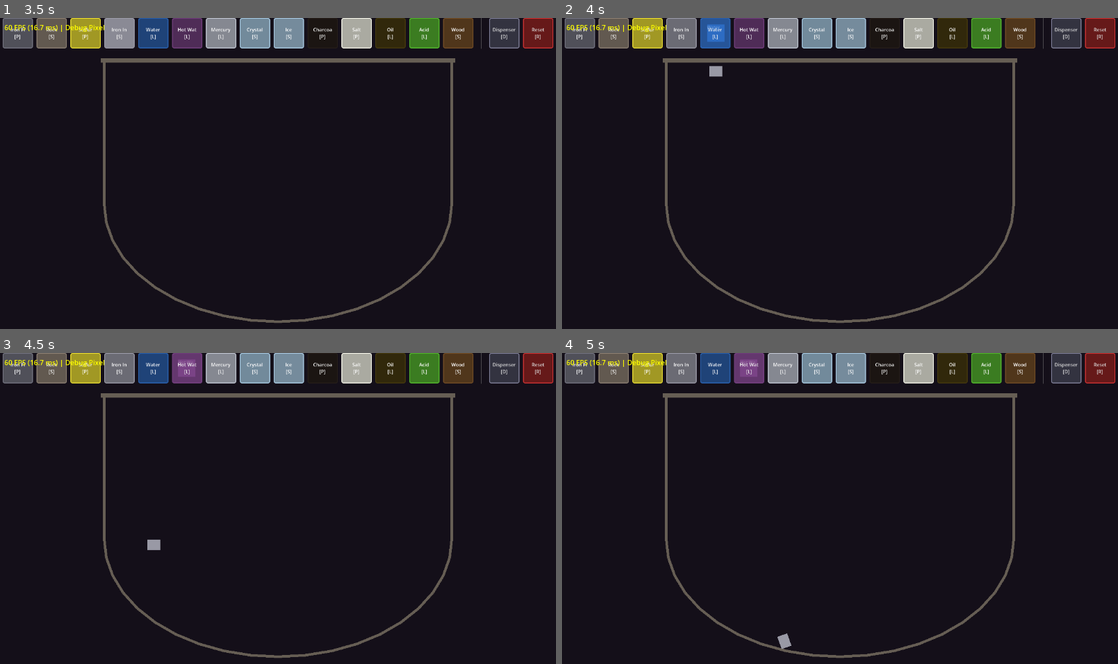
Above: before the commit, frames 1-4 (two rows, left to right).
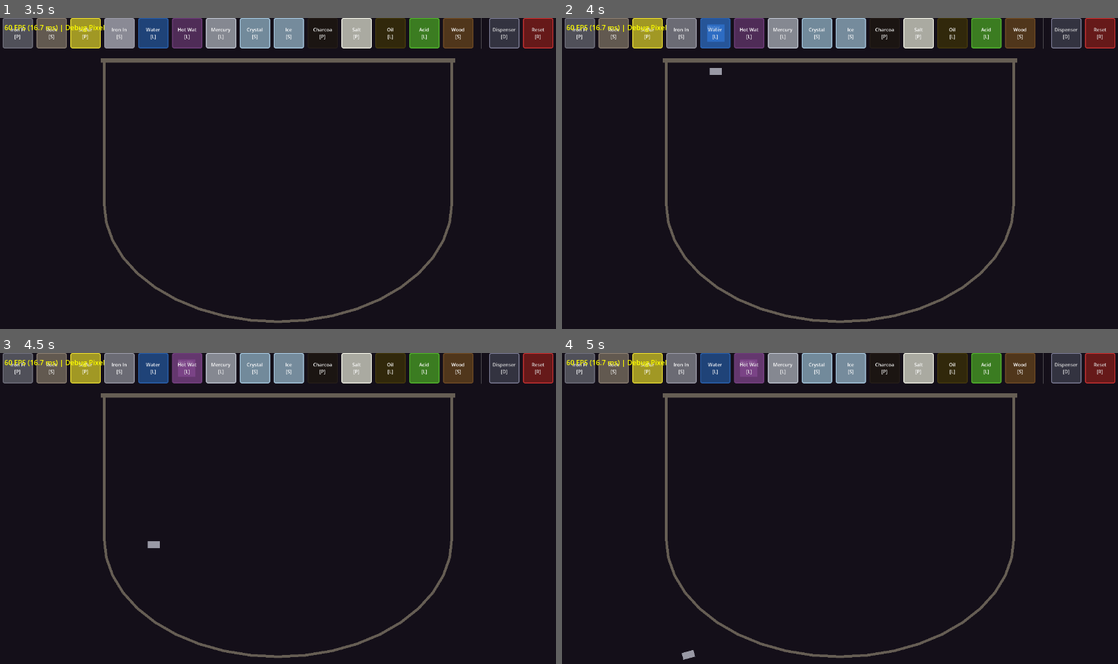
Above: after the commit, the same moments.

Repository: zholobov/alchemy-proto
Game: Godot game, scene res://src/main.tscn
The game is run twice, just before and just after one commit, with the same random seed, the same clock (stepped at 60 frames per second) and the same inputs.
Inputs:
- Up to frame 1 (3.5 s): click "Iron Fi [P]" at 0.5 s; click "Rock [S]" at 1.25 s; click "Sulfur [P]" at 2 s; click "Iron In [S]" at 2.75 s
- Up to frame 2 (4 s): click "Water [L]" at 3.5 s
- Up to frame 3 (4.5 s): click "Hot Wat [L]" at 4.25 s
- Up to frame 4 (5 s): no input

Frame 1 is identical in both runs. In frame 2, less than 0.1% of the frame differs, in the area x 26-29%, y 15-19%; in frame 3, less than 0.1%; in frame 4, 0.1%, in the area x 21-42%, y 90-99%.
Error in both runs: Cannot call method 'buffer_update' on a null value. (res://src/simulation/particle_fluid_solver.gd:411)

Commit message:
feat(buoyancy): add Archimedes force from displaced liquid on rigid bodies
Add apply_liquid_forces() to RigidBodyMgr that iterates each rigid body,
rasterizes its polygon onto the fluid grid, accumulates displaced liquid
mass weighted by cell density and fill fraction, and applies an upward
force at the center of buoyant mass. Clamped by MAX_BUOYANCY_FACTOR to
prevent numerical blow-up.

Wire the call into main.gd after sync_from_gpu() so buoyancy uses
current-frame fluid state. Add 28x16 polygon to iron_ingot.tres.

Co-Authored-By: Claude Opus 4.6 (1M context) <noreply@anthropic.com>

Diff:
--- a/data/substances/iron_ingot.tres
+++ b/data/substances/iron_ingot.tres
@@ -22,6 +22,7 @@
 volatility = 0.0
 conductivity_electric = 0.9
 magnetic_permeability = 0.95
+polygon = PackedVector2Array(-14, -8, 14, -8, 14, 8, -14, 8)
 base_color = Color(0.6, 0.6, 0.65, 1)
 opacity = 1.0
 luminosity = 0.0
--- a/src/main.gd
+++ b/src/main.gd
@@ -213,6 +213,15 @@
 	# Sync all GPU state (particles + fluid) back to CPU for mediator/rendering.
 	receptacle.sync_from_gpu()
 
+	# --- Rigid-body buoyancy (Archimedes force from displaced liquid) ---
+	receptacle.rigid_body_mgr.apply_liquid_forces(
+		receptacle.fluid_solver,
+		receptacle.liquid_readback,
+		Receptacle.GRID_WIDTH,
+		Receptacle.GRID_HEIGHT,
+		float(Receptacle.CELL_SIZE),
+	)
+
 	# Compute the shared ambient density field and push it to both solvers.
 	# Used on the NEXT frame's step() for per-cell Archimedes buoyancy
 	# (inter-liquid, inter-gas, and gas-liquid cross-phase). 1-frame lag
--- a/src/simulation/rigid_body_mgr.gd
+++ b/src/simulation/rigid_body_mgr.gd
@@ -5,7 +5,18 @@
 
 ## Converts polygon-area × density (pixel² × relative-density) into a
 ## RigidBody2D mass value that feels reasonable at the simulation scale.
+## Buoyancy uses the same constant so that displaced-liquid force and body
+## weight are in the same unit system. Adjust this single knob to tune
+## float depth: higher → heavier bodies + stronger buoyancy (ratio stays).
 const MASS_SCALE: float = 0.01
+
+## Gravitational acceleration for buoyancy force — must match GRAVITY in
+## pflip_advect.glsl so rigid-body buoyancy balances liquid gravity.
+const BUOYANCY_G: float = 60.0
+
+## Safety cap: buoyancy force on a body is clamped to this multiple of its
+## weight. Prevents numerical blow-up when a body overlaps many dense cells.
+const MAX_BUOYANCY_FACTOR: float = 8.0
 
 var grid: ParticleGrid
 var _bodies: Array[RigidBody2D] = []
@@ -143,3 +154,94 @@
 		)
 
 	return _obstacle_mask_cpu
+
+
+func apply_liquid_forces(
+	fluid_solver,
+	liquid_readback: LiquidReadback,
+	grid_width: int,
+	grid_height: int,
+	cell_size_px: float,
+) -> void:
+	## Compute Archimedes buoyancy on each rigid body from displaced liquid.
+	## For every body, rasterize its polygon to find which grid cells it
+	## overlaps, accumulate displaced liquid mass, and apply an upward force
+	## at the center of buoyant mass.
+	for body in _bodies:
+		if not is_instance_valid(body):
+			continue
+
+		# --- Get substance polygon (with fallback rectangle) ---
+		var sub_id: int = body.get_meta("substance_id", 0)
+		var sub := SubstanceRegistry.get_substance(sub_id)
+		if not sub:
+			continue
+		var polygon: PackedVector2Array = sub.polygon
+		if polygon.size() < 3:
+			polygon = PackedVector2Array([
+				Vector2(-15, -12), Vector2(15, -12),
+				Vector2(15, 12), Vector2(-15, 12),
+			])
+
+		# --- Transform polygon vertices to world space ---
+		var cos_r := cos(body.rotation)
+		var sin_r := sin(body.rotation)
+		var world_verts := PackedVector2Array()
+		world_verts.resize(polygon.size())
+		for i in polygon.size():
+			var v := polygon[i]
+			world_verts[i] = Vector2(
+				v.x * cos_r - v.y * sin_r + body.position.x,
+				v.x * sin_r + v.y * cos_r + body.position.y,
+			)
+
+		# --- Compute axis-aligned bounding box, clamp to grid ---
+		var min_x := world_verts[0].x
+		var max_x := world_verts[0].x
+		var min_y := world_verts[0].y
+		var max_y := world_verts[0].y
+		for i in range(1, world_verts.size()):
+			var v := world_verts[i]
+			if v.x < min_x: min_x = v.x
+			if v.x > max_x: max_x = v.x
+			if v.y < min_y: min_y = v.y
+			if v.y > max_y: max_y = v.y
+
+		var cx_min := maxi(floori(min_x / cell_size_px), 0)
+		var cx_max := mini(floori(max_x / cell_size_px), grid_width - 1)
+		var cy_min := maxi(floori(min_y / cell_size_px), 0)
+		var cy_max := mini(floori(max_y / cell_size_px), grid_height - 1)
+
+		# --- Accumulate displaced liquid mass ---
+		var total_mass := 0.0
+		var sum_x := 0.0
+		var sum_y := 0.0
+
+		for cy in range(cy_min, cy_max + 1):
+			var row_offset := cy * grid_width
+			for cx in range(cx_min, cx_max + 1):
+				var px := (cx + 0.5) * cell_size_px
+				var py := (cy + 0.5) * cell_size_px
+				if not PolygonRasterizer._point_in_polygon(px, py, world_verts):
+					continue
+				var idx := row_offset + cx
+				var fill_fraction: float = liquid_readback.densities[idx]
+				var marker: int = liquid_readback.markers[idx]
+				if fill_fraction <= 0.0 or marker <= 0:
+					continue
+				var liquid_sub := SubstanceRegistry.get_substance(marker)
+				if not liquid_sub:
+					continue
+				var cell_mass: float = liquid_sub.density * cell_size_px * cell_size_px * fill_fraction
+				total_mass += cell_mass
+				sum_x += px * cell_mass
+				sum_y += py * cell_mass
+
+		# --- Apply upward buoyancy force at center of buoyant mass ---
+		if total_mass > 0.0:
+			var center := Vector2(sum_x / total_mass, sum_y / total_mass)
+			var force_mag: float = total_mass * BUOYANCY_G * MASS_SCALE
+			# Safety clamp to prevent blow-up.
+			var max_force: float = MAX_BUOYANCY_FACTOR * body.mass * BUOYANCY_G
+			force_mag = minf(force_mag, max_force)
+			body.apply_force(Vector2(0, -force_mag), center - body.position)
